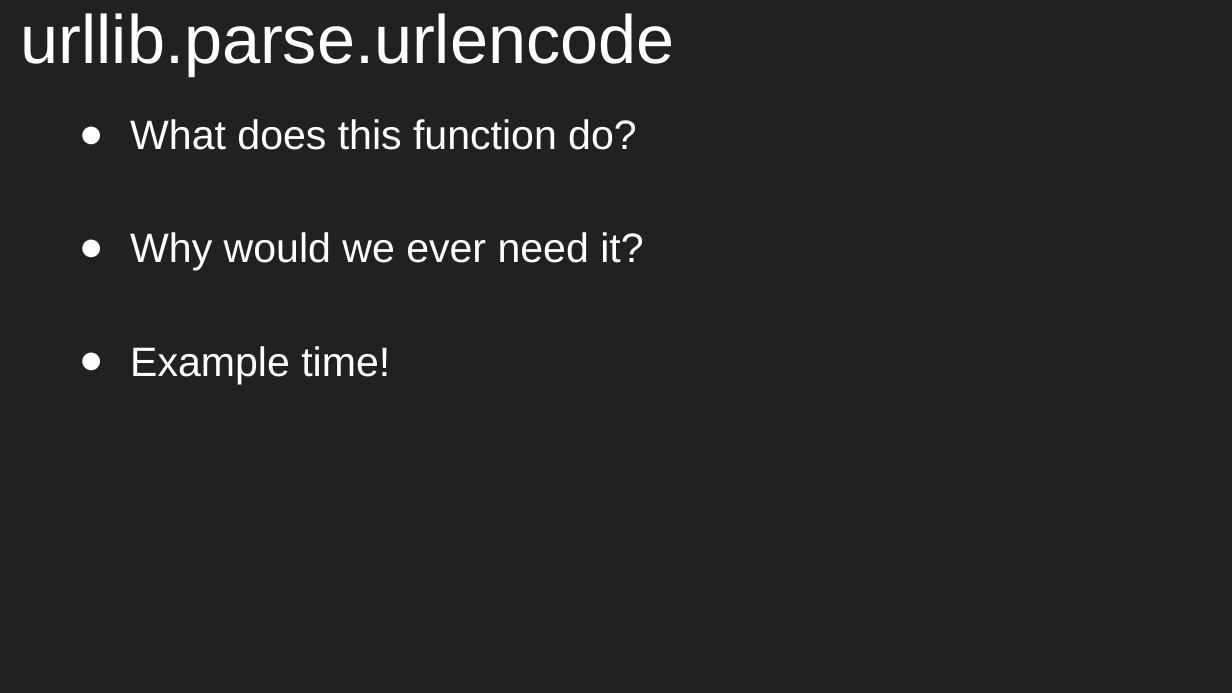
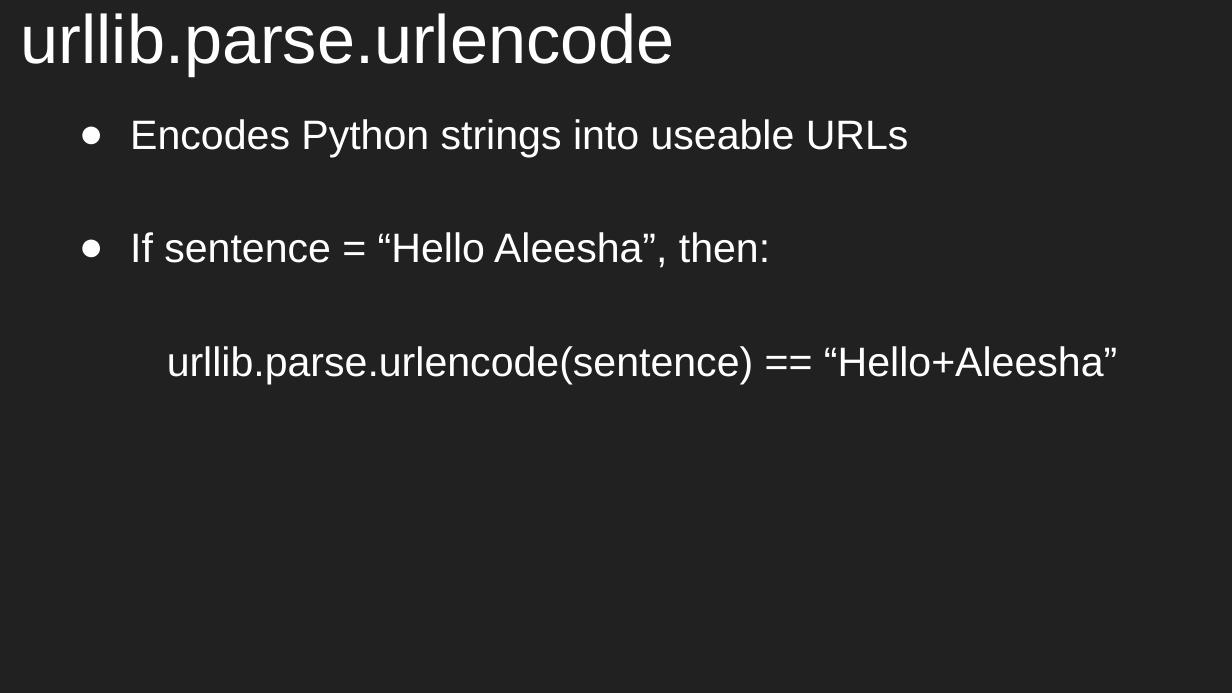
Before and after one commit to aleesham/lc101-unit2, a slide deck: slide 8 of slides/Unit 2 - LC 101 - Class 5.pptx. Drawn at 1232x693 pixels with LibreOffice and Linux fonts; fonts in the diff are those of the drawing. Boxes give left, top, right and bottom in pixels: in the first picture for what was removed or moved away, otherwise in the second. Text is boxed around its words. In the diff, an @@ line names an element or a change of style, - is before the commit and + after.

```diff
--- a/slides/Unit 2 - LC 101 - Class 5.pptx
+++ b/slides/Unit 2 - LC 101 - Class 5.pptx
@@ text at (130, 119, 1117, 384): text changed @@
-● What does this function do?
-● Why would we ever need it?
-● Example time!
+● Encodes Python strings into useable URLs
+● If sentence = “Hello Aleesha”, then:
+urllib.parse.urlencode(sentence) == “Hello+Aleesha”
```
Also in this commit, not shown: 2 slides added, 3 slides removed, 1 other file.
